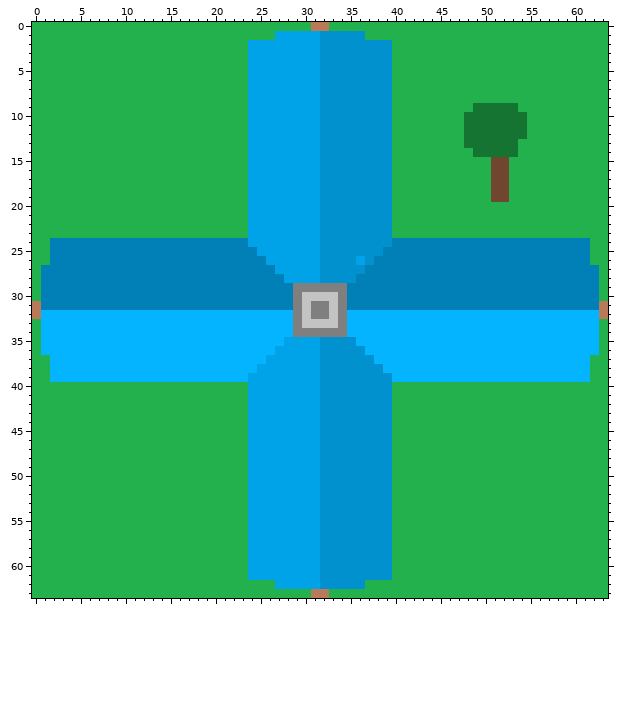
Pixel-art sprite: ThereIsNeverEnough/Assets/Art/Towns/hometown.png. That is the earlier state.
The file is 64x64 pixels. Colours within 5 levels of each other are drawn and written as one.
The result:
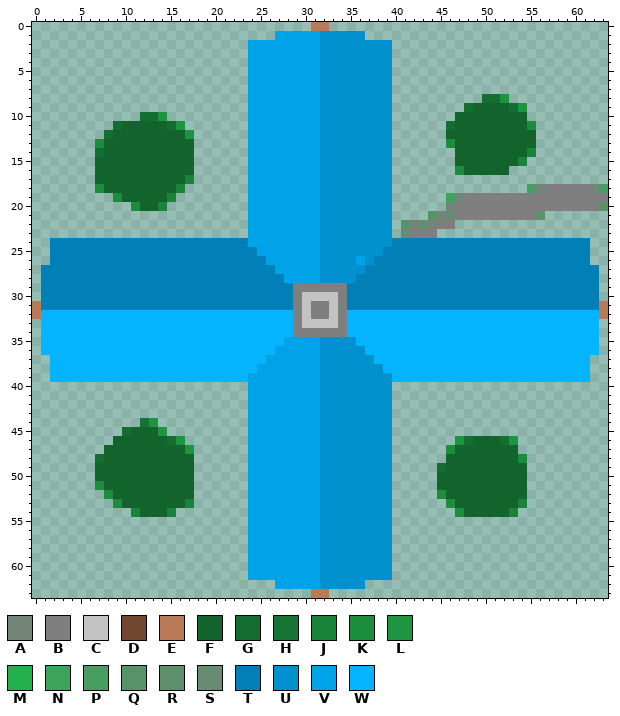
Palette (. is transparent): A #738579  B #7f7f7f  C #c3c3c3  D #71462f  E #b97a57  F #13642c  G #156e31  H #167432  J #198339  K #1b8d3d  L #1c9440  M #22b14c  N #3ca35b  P #459e5f  Q #569468  R #5f906d  S #668d71  T #0080b7  U #0091ce  V #00a2e8  W #04b4ff
Changes in this commit:
Changed rows in their new state; - is an unchanged pixel.
first column x 0:
 0 ...............................--...............................
 1 ...........................----------...........................
 2 ........................----------------........................
 3 ........................----------------........................
 4 ........................----------------........................
 5 ........................----------------........................
 6 ........................----------------........................
 7 ........................----------------........................
 8 ........................----------------..........GGL...........
 9 ........................----------------........GFFFFGL.........
10 ............GGL.........----------------.......FFFFFFFF.........
11 .........GFFFFFGL.......----------------......GFFFFFFFFK........
12 ........GFFFFFFFFL......----------------......FFFFFFFFFF........
13 .......KFFFFFFFFFF......----------------......KFFFFFFFFF........
14 .......GFFFFFFFFFF......----------------.......FFFFFFFFJ........
15 .......FFFFFFFFFFF......----------------.......FFFFFFFJ.........
16 .......FFFFFFFFFFF......----------------.......KFFFFF...........
17 .......FFFFFFFFFFJ......----------------........................
18 .......KFFFFFFFFJ.......----------------...............PABBBBBAP
19 .........KFFFFFJ........----------------......NABBBBBBBBBBBBBBBB
20 ...........KFFJ.........----------------......ABBBBBBBBBBBBBBBBQ
21 ........................----------------....QASBBBBBBBBBR.......
22 ........................----------------.QARABB.................
23 ........................----------------.SBBB...................
24 ..------------------------------------------------------------..
25 ..------------------------------------------------------------..
26 ..------------------------------------------------------------..
27 .--------------------------------------------------------------.
28 .--------------------------------------------------------------.
29 .--------------------------------------------------------------.
30 .--------------------------------------------------------------.
33 .--------------------------------------------------------------.
34 .--------------------------------------------------------------.
35 .--------------------------------------------------------------.
36 .--------------------------------------------------------------.
37 ..------------------------------------------------------------..
38 ..------------------------------------------------------------..
39 ..------------------------------------------------------------..
40 ........................----------------........................
41 ........................----------------........................
42 ........................----------------........................
43 ........................----------------........................
44 ............HL..........----------------........................
45 ..........GFFFL.........----------------........................
46 .........FFFFFFGL.......----------------.......LGFFFGL..........
47 ........FFFFFFFFFL......----------------......KFFFFFFF..........
48 .......GFFFFFFFFFF......----------------......FFFFFFFFK.........
49 .......FFFFFFFFFFF......----------------.....GFFFFFFFFF.........
50 .......FFFFFFFFFFF......----------------.....FFFFFFFFFF.........
51 .......KFFFFFFFFFF......----------------.....FFFFFFFFFF.........
52 ........KFFFFFFFFF......----------------.....KFFFFFFFFF.........
53 .........KFFFFFFFJ......----------------......KFFFFFFFJ.........
54 ...........JFFFJ........----------------.......KFFFFFJ..........
55 ........................----------------........................
56 ........................----------------........................
57 ........................----------------........................
58 ........................----------------........................
59 ........................----------------........................
60 ........................----------------........................
61 ........................----------------........................
62 ...........................----------...........................
63 ...............................--...............................
Pixel boxes of the changes (left, top, right, bottom) in both pictures:
changed: (32, 22, 608, 598)
